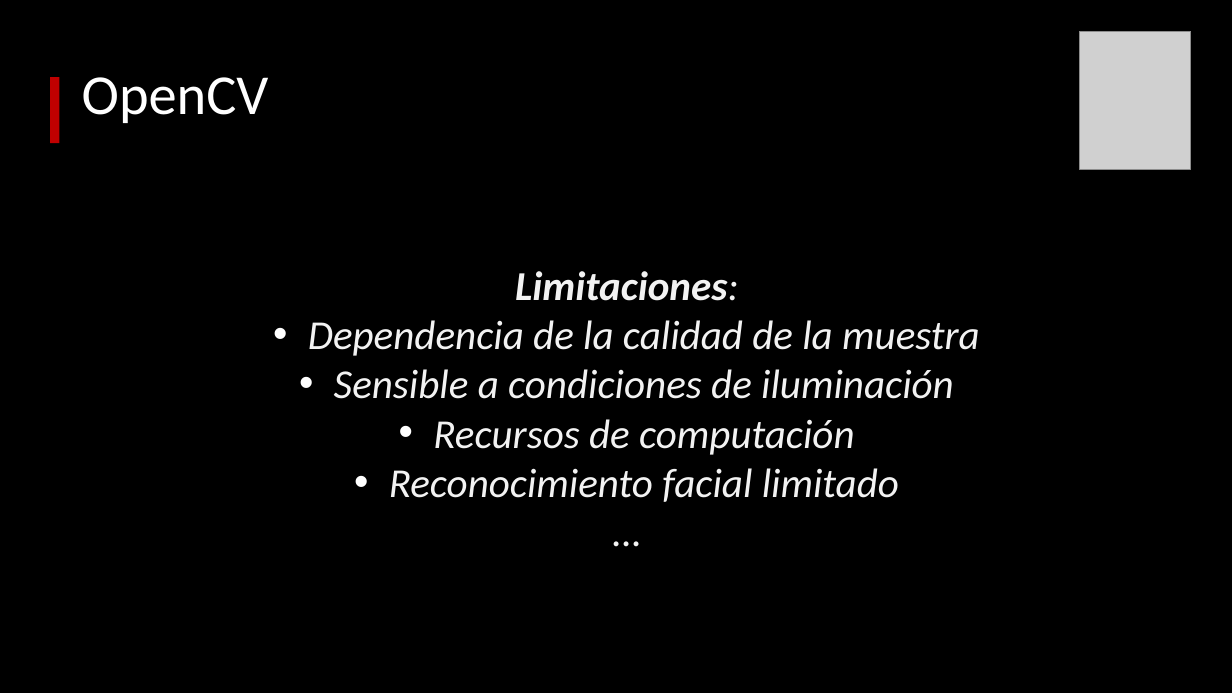
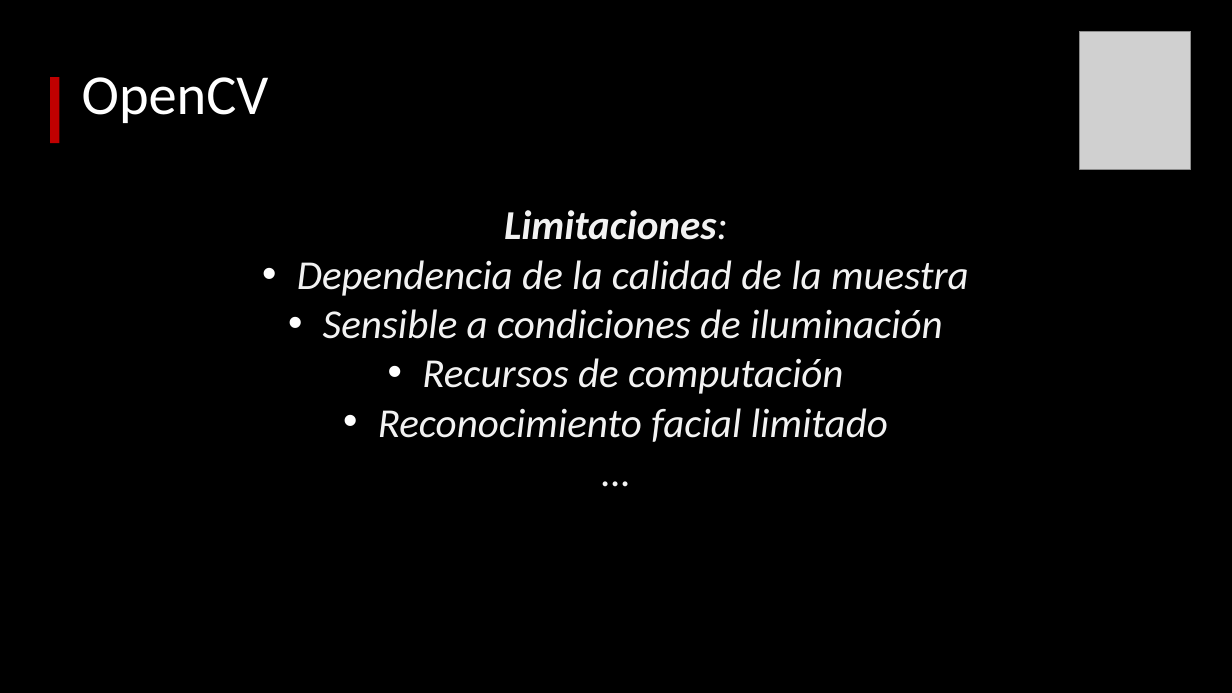
Before and after one commit to svalencia-romero/taller_opencv_thebridge_09_23, a slide deck: slide 10 of Presentacion_OpenCV.pptx. Drawn at 1232x693 pixels with LibreOffice and Linux fonts; fonts in the diff are those of the drawing; grey boxes stand for pictures. Boxes give left, top, right and bottom in pixels: in the first picture for what was removed or moved away, otherwise in the second. Text is boxed around its words. In the diff, an @@ line names an element or a change of style, - is before the commit and + after.

```diff
--- a/Presentacion_OpenCV.pptx
+++ b/Presentacion_OpenCV.pptx
@@ text "Limitaciones:": place and size @@
-text "Limitaciones:" at <box>308,271,980,502</box>
+text "Limitaciones:" at <box>297,210,969,442</box>
```
Also in this commit, not shown: 4 other slides changed, 2 other files.
